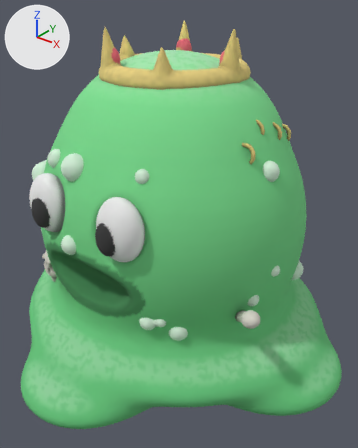
One commit to the glTF model public/assets/region-bosses/kingslime-a.glb: the scene before it, then after it.
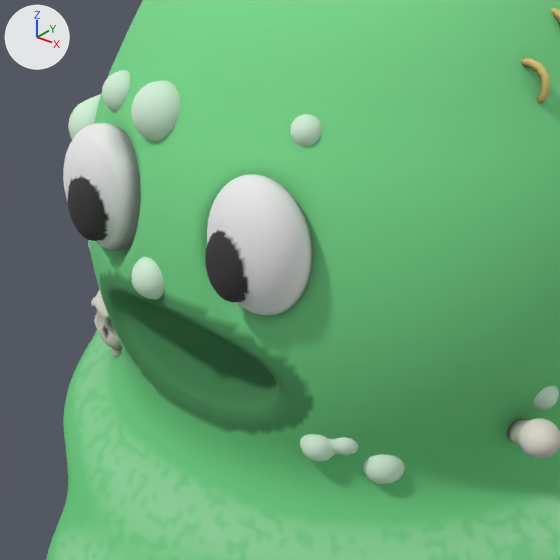
Each version appears first whole from a 50 mm lens placed at (45.7, -55.2, 54.9), pointed at (2.1, -0.7, 21.1), and next in a close-up on the part from 0% to 73% of the width and 26% to 84% of the height. The lights are fixed; the arrows at upper left show +X, +Y and +Z. The last two pictures show the newer version.

Objects in the first close-up: 'inside', 'jelly', 'regalia'.
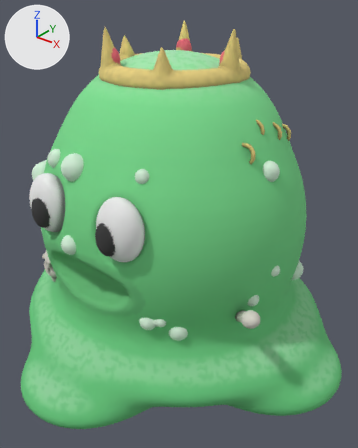
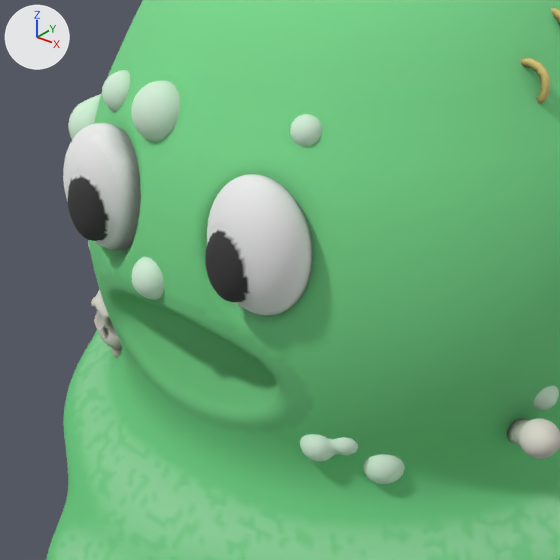
Boxes [x1, y1, x2, y2] around the edits, measured in the close-ups (560 x 560 px):
```json
{"part": 1, "of": "me_jelly", "change": "recoloured", "before": [99, 269, 316, 437], "after": [99, 269, 316, 437], "on screen": "lighter"}
```

Scene script edits in JSON lines:
```json
{"block": "me_jelly", "where": "me_jelly.from_pydata(...)  # 47388 vertices, 94772 faces; spans x -29.9..29.9, y -28.9..28.9, z 0.0..46.4"}
{"block": "me_jelly", "where": "# used by ob_jelly; location = (0.0, 0.0, 0.0)"}
{"block": "me_jelly", "change": "me_jelly part 1: 2372 faces centred in x -9.8..9.8, y -19.5..-14.8, z 13.9..23.6 are repainted in the vertex colours; the middle colour goes from green #40834f to green #68be79"}
```
